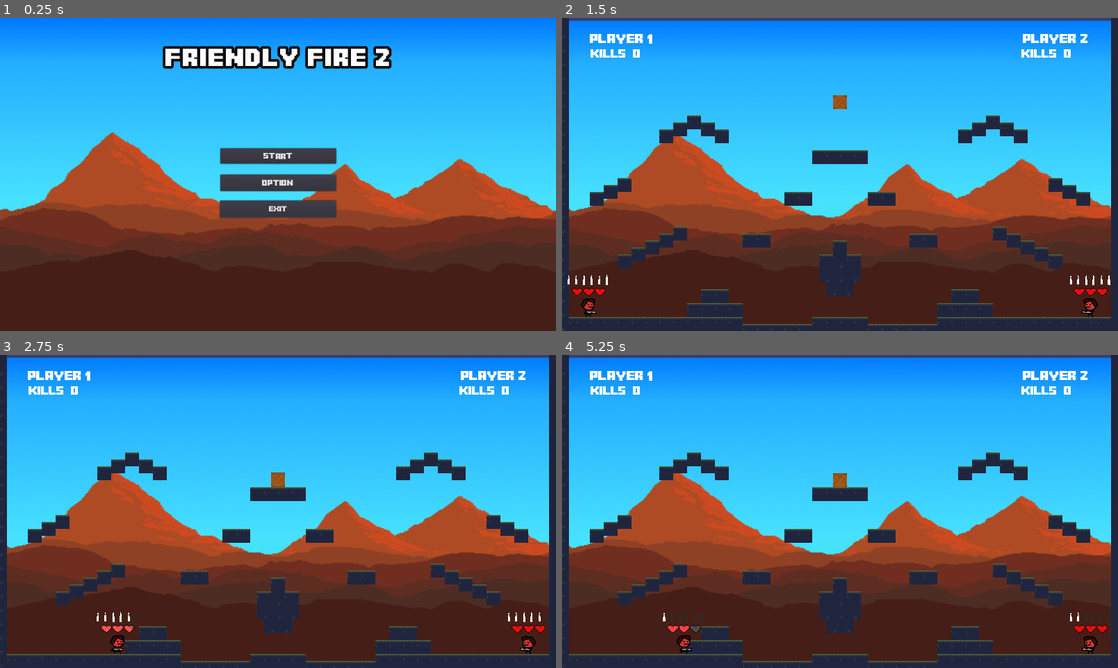
Above: before the commit, frames 1-4 (two rows, left to right).
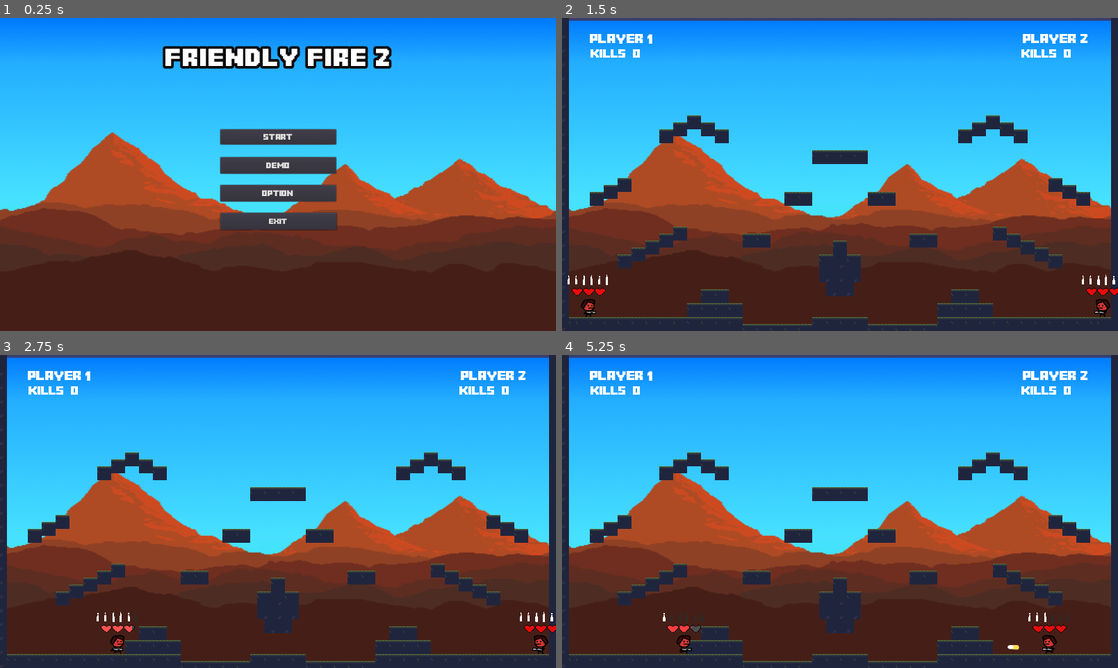
Above: after the commit, the same moments.

Repository: Toefge/InteraktiveSysteme
Game: Godot game, scene res://Menu/Menu.tscn
Two runs of this game, one before a commit and one after it. Both use one fixed random seed, a clock stepped at 60 frames per second and the inputs below.
Inputs (mouse positions are in pixels of both pictures, inside the frame that each line leads up to):
- Up to frame 1 (0.25 s): no input
- Up to frame 2 (1.5 s): click (840, 165) at 0.5 s, where only the run after the commit has a clickable "Demo"; click (840, 155) at 1.25 s, where only the run before the commit has a clickable "Start"
- Up to frame 3 (2.75 s): move the mouse to (400, 495) at 2.02 s; hold D (right) from 2.03 s (still down); tap Space (fire) at 2.1 s; click (400, 495) at 2.17 s; tap W (up) at 2.27 s; tap Ctrl (fire02) at 2.3 s
- Up to frame 4 (5.25 s): move the mouse to (728, 527) at 2.77 s; tap Ctrl (fire02) at 2.85, 3.8, 4.35 s; click (728, 527) at 2.92 s; tap W (up) at 3.02, 4.52 s; tap Space (fire) at 3.05, 3.6, 4.55, 5.1 s; move the mouse to (895, 442) at 3.52 s; release D (right) at 3.53 s; hold A (left) 3.53-4.28 s; click (895, 442) at 3.67 s; move the mouse to (812, 574) at 4.27 s; hold D (right) from 4.28 s (still down); click (812, 574) at 4.42 s; move the mouse to (1006, 558) at 5.02 s; click (1006, 558) at 5.17 s

The runs differ from the first frame. In frame 1, 5.5% of the frame differs, in the area x 39-61%, y 35-68%; in frame 2, 0.5%; in frame 3, 0.5%; in frame 4, 0.6%.

Commit message:
Demo Mode
Demo Mode angepasst.
Kann jetzt schießen, Waffe verhält sich korrekt, läd selber nach und läuft weiter.

Diff:
--- a/Demo/DemoGame.tscn
+++ b/Demo/DemoGame.tscn
@@ -639,11 +639,11 @@
 position = Vector2( 1244.25, 670.774 )
 
 [node name="DemoPlayerChangeDirection" type="Timer" parent="."]
-wait_time = 2.1
+wait_time = 4.0
 autostart = true
 
 [node name="ShootTimer" type="Timer" parent="."]
-wait_time = 4.0
+wait_time = 1.5
 autostart = true
 
 [connection signal="killed" from="player1" to="HUD" method="_on_player1_killed"]
--- a/Demo/DemoPlayer.gd
+++ b/Demo/DemoPlayer.gd
@@ -30,6 +30,7 @@
 
 func _ready():
 	$AnimatedSprite.flip_h = true
+	$Gun.demo = true
 	$Gun.flipGun(true)
 	$Gun.bulletColor = Color.blue
 
@@ -152,8 +153,4 @@
 	moveDirection.y = 0.0
 
 func _on_ShootTimer_timeout():
-	print("test")
-	var a = InputEventAction.new()
-	a.action = "fire02"
-	a.pressed = true
-	Input.parse_input_event(a)
+	get_node("Gun").emit_signal("demoShoot")
--- a/Menu/Menu.gd
+++ b/Menu/Menu.gd
@@ -11,3 +11,7 @@
 
 func _on_ButtonExit_pressed():
 	get_tree().quit()
+
+
+func _on_ButtonDemo_pressed():
+	get_tree().change_scene("res://Demo/DemoGame.tscn")
--- a/Menu/Menu.tscn
+++ b/Menu/Menu.tscn
@@ -73,10 +73,10 @@
 anchor_top = 0.5
 anchor_right = 0.5
 anchor_bottom = 0.5
-margin_left = -133.5
-margin_top = -60.0
-margin_right = 133.5
-margin_bottom = -25.0
+margin_left = -133.0
+margin_top = -104.0
+margin_right = 134.0
+margin_bottom = -69.0
 custom_fonts/font = SubResource( 4 )
 text = "Start"
 __meta__ = {
@@ -89,22 +89,42 @@
 anchor_right = 0.5
 anchor_bottom = 0.5
 margin_left = -133.5
+margin_top = 24.0
 margin_right = 133.5
-margin_bottom = 38.0
+margin_bottom = 62.0
 custom_fonts/font = SubResource( 6 )
 text = "Option"
+__meta__ = {
+"_edit_use_anchors_": false
+}
+
+[node name="ButtonDemo" type="Button" parent="."]
+anchor_left = 0.5
+anchor_top = 0.5
+anchor_right = 0.5
+anchor_bottom = 0.5
+margin_left = -133.0
+margin_top = -40.0
+margin_right = 134.0
+margin_bottom = -2.0
+custom_fonts/font = SubResource( 6 )
+text = "Demo"
+__meta__ = {
+"_edit_use_anchors_": false
+}
 
 [node name="ButtonExit" type="Button" parent="."]
 anchor_left = 0.5
 anchor_top = 0.5
 anchor_right = 0.5
 anchor_bottom = 0.5
-margin_left = -134.0
-margin_top = 60.0
-margin_right = 134.0
-margin_bottom = 99.0
+margin_left = -133.5
+margin_top = 88.0
+margin_right = 134.5
+margin_bottom = 127.0
 custom_fonts/font = SubResource( 8 )
 text = "Exit"
 
 [connection signal="pressed" from="ButtonStart" to="." method="_on_ButtonStart_pressed"]
+[connection signal="pressed" from="ButtonDemo" to="." method="_on_ButtonDemo_pressed"]
 [connection signal="pressed" from="ButtonExit" to="." method="_on_ButtonExit_pressed"]
--- a/playerMechanics/GunScript.gd
+++ b/playerMechanics/GunScript.gd
@@ -9,6 +9,9 @@
 
 var ammo = preload("res://Ammo/AmmoScript.gd")
 var shots = 6
+
+signal demoShoot()
+var demo = false
 
 func _ready():
 	set_as_toplevel(true)
@@ -29,29 +32,30 @@
 func _physics_process(delta):
 	position.x = lerp(position.x, get_parent().position.x, 0.5)
 	position.y = lerp(position.y, get_parent().position.y+5, 0.5)
-	if Input.is_action_just_pressed(left):
-		look_at(Vector2(position.x * -1 , position.y))
-	if Input.is_action_just_pressed(right):
-		look_at(Vector2(100000,position.y))
-	#var mouse_pos = get_global_mouse_position()
-	#look_at(mouse_pos)
+	if(!demo):
+		if Input.is_action_just_pressed(left):
+			look_at(Vector2(position.x * -1 , position.y))
+		if Input.is_action_just_pressed(right):
+			look_at(Vector2(100000,position.y))
+		#var mouse_pos = get_global_mouse_position()
+		#look_at(mouse_pos)
 
-	if Input.is_action_pressed(shoot) and can_fire:
-		var bullet_instance = bullet.instance()
-		bullet_instance.rotation = rotation
-		bullet_instance.global_position = $muzzle.global_position
-		get_parent().add_child(bullet_instance)
-		shots -= 1
-		print("bullets left: ", shots)
-		can_fire = false
-		get_parent().get_node("Ammo").AmmoUpdate()
-		#decides how often can the player shoot
-		yield(get_tree().create_timer(0.2), "timeout")
-		_count_Shots()
+		if Input.is_action_pressed(shoot) and can_fire:
+			var bullet_instance = bullet.instance()
+			bullet_instance.rotation = rotation
+			bullet_instance.global_position = $muzzle.global_position
+			get_parent().add_child(bullet_instance)
+			shots -= 1
+			print("bullets left: ", shots)
+			can_fire = false
+			get_parent().get_node("Ammo").AmmoUpdate()
+			#decides how often can the player shoot
+			yield(get_tree().create_timer(0.2), "timeout")
+			_count_Shots()
 
-	if Input.is_action_just_pressed("Reload"):
-		if can_fire == false:
-			_reload()
+		if Input.is_action_just_pressed("Reload"):
+			if can_fire == false:
+				_reload()
 
 		#can_fire = true
 
@@ -64,3 +68,19 @@
 
 func _on_player_reload():
 	_reload()
+
+func _on_Gun_demoShoot():
+	var bullet_instance = bullet.instance()
+	bullet_instance.rotation = rotation
+	bullet_instance.global_position = $muzzle.global_position
+	get_parent().add_child(bullet_instance)
+	shots -= 1
+	print("bullets left: ", shots)
+	can_fire = false
+	if(shots == 0):
+		shots = 6
+		can_fire = true
+	get_parent().get_node("Ammo").AmmoUpdate()
+	#decides how often can the player shoot
+	yield(get_tree().create_timer(0.2), "timeout")
+	_count_Shots()
--- a/playerMechanics/playerMechanics.tscn
+++ b/playerMechanics/playerMechanics.tscn
@@ -149,3 +149,4 @@
 script = ExtResource( 14 )
 
 [connection signal="reload" from="." to="Gun" method="_on_player_reload"]
+[connection signal="demoShoot" from="Gun" to="Gun" method="_on_Gun_demoShoot"]
